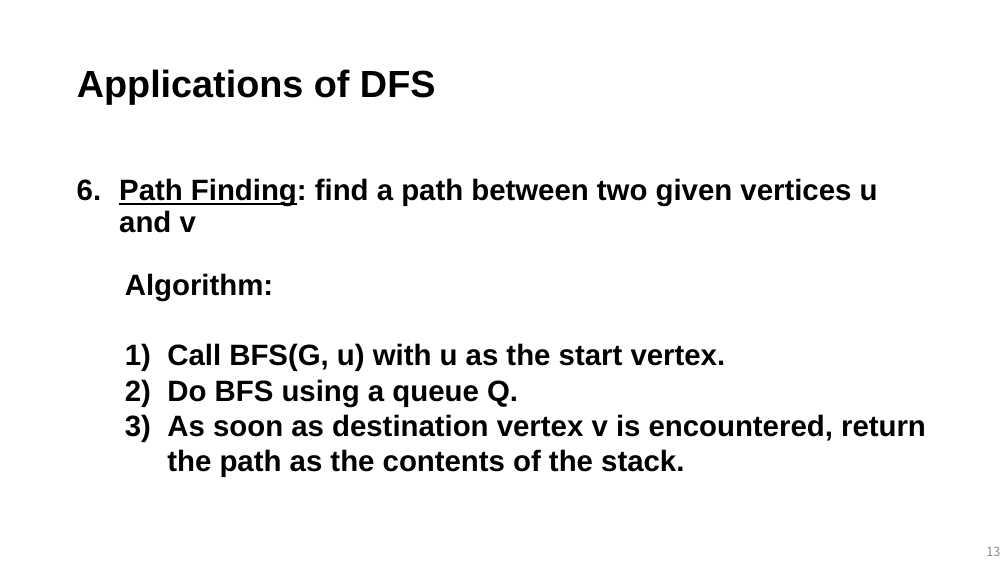
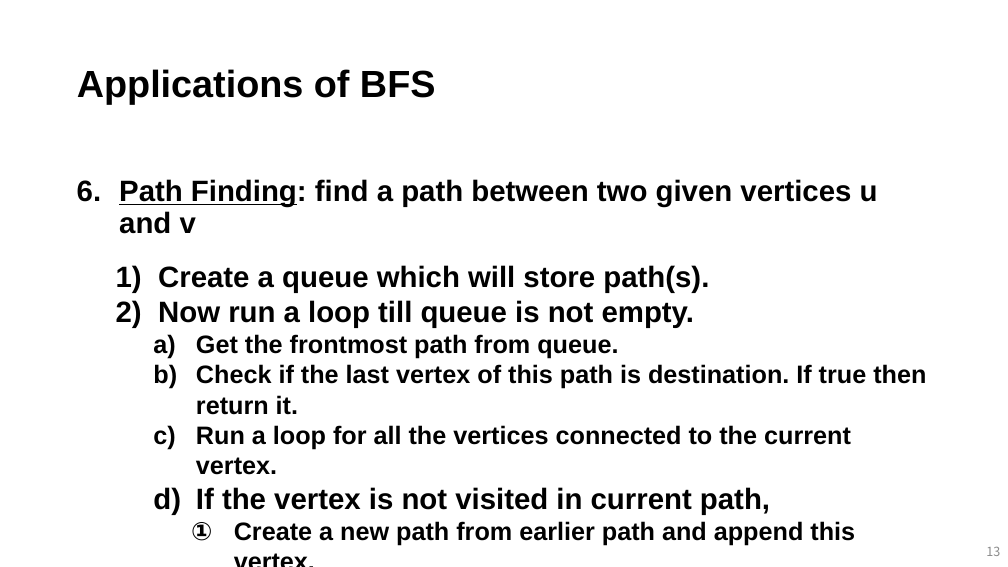
Before and after one commit to mlailab-skku/mlailab-skku.github.io, a slide deck: slide 13 of files/graph_algorithm_2.pptm. Drawn at 1008x567 pixels with LibreOffice and Linux fonts; fonts in the diff are those of the drawing. Boxes give left, top, right and bottom in pixels: in the first picture for what was removed or moved away, otherwise in the second. Text is boxed around its words. In the diff, an @@ line names an element or a change of style, - is before the commit and + after.

```diff
--- a/files/graph_algorithm_2.pptm
+++ b/files/graph_algorithm_2.pptm
@@ title at [77, 69, 436, 104]: text changed @@
-Applications of DFS
+Applications of BFS
@@ text added at [158, 265, 926, 545], 24 pt, text #000000, bold @@
+1) Create a queue which will store path(s).
+2) Now run a loop till queue is not empty.
+  a) Get the frontmost path from queue.
+  b) Check if the last vertex of this path is destination. If true then return it.
+  c) Run a loop for all the vertices connected to the current vertex.
+  d) If the vertex is not visited in current path,
+    1. Create a new path from earlier path and append this vertex.
+    2. Insert this new path to queue.
@@ text removed at [125, 273, 926, 477] @@
-Algorithm:
-1) Call BFS(G, u) with u as the start vertex.
-2) Do BFS using a queue Q.
-3) As soon as destination vertex v is encountered, return the path as the contents of the stack.
```
Also in this commit, not shown: 1 other slide changed, 10 other files.
